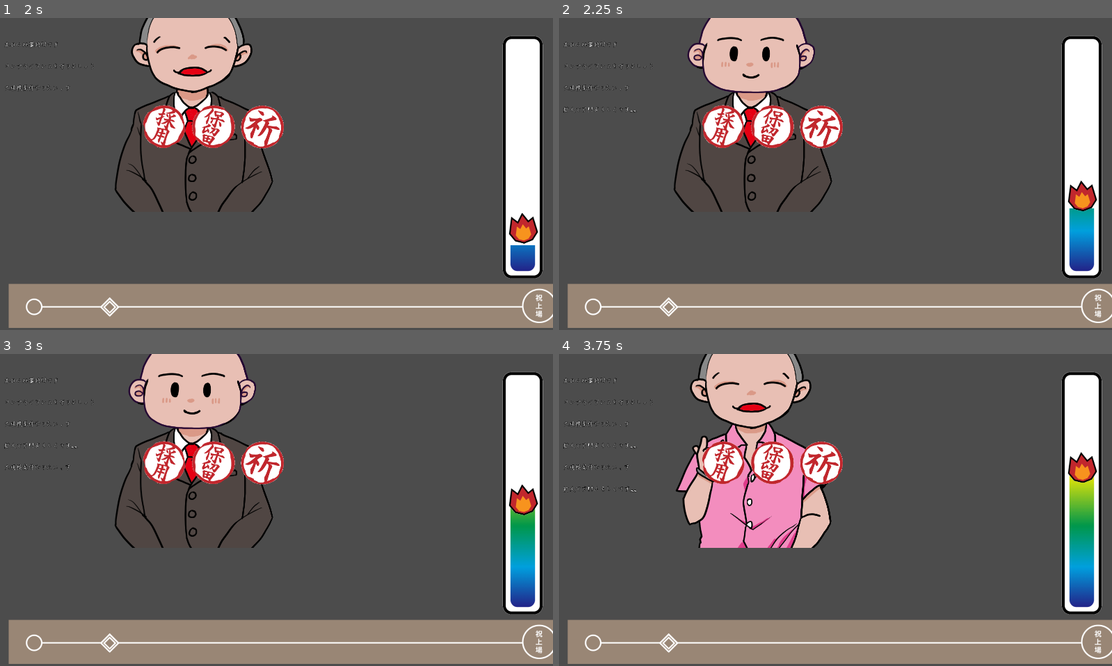
Above: before the commit, frames 1-4 (two rows, left to right).
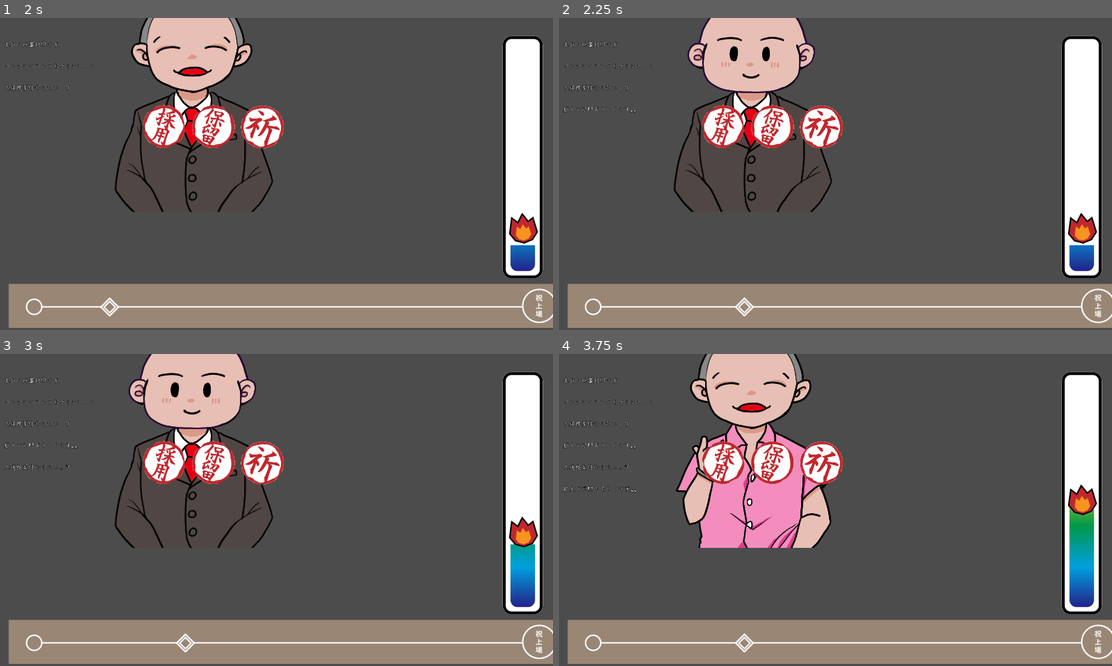
Above: after the commit, the same moments.

Repository: manzyun/PrayForApply
Game: Godot game, scene res://scenes/main.tscn
The game is run twice, just before and just after one commit, with the same random seed, the same clock (stepped at 60 frames per second) and the same inputs. This scene is started directly instead of the project's main scene.
Inputs (mouse positions are in pixels of both pictures, inside the frame that each line leads up to):
- Up to frame 1 (2 s): click (165, 127) at 0.5 s; click (215, 127) at 1.25 s
- Up to frame 2 (2.25 s): click (818, 127) at 2 s
- Up to frame 3 (3 s): click (165, 463) at 2.75 s
- Up to frame 4 (3.75 s): click (774, 463) at 3.5 s

Frame 1 is identical in both runs. In frame 2, 1.1% of the frame differs, in the area x 18-98%, y 52-96%; in frame 3, 1.1%; in frame 4, 1.0%.

Commit message:
Add blacklist?
ブラックリストの内部的な処理だけできた気がします．
値が完全に決め打ちなので拡張性が...

Diff:
--- a/scripts/Applyer.gd
+++ b/scripts/Applyer.gd
@@ -27,4 +27,69 @@
         head = rng.randi_range(8, 15)
         animated_sprite_head.frame = head
 
+    if applyer_status["edu"] == "アート専門学校 3Dアーティストコース 卒業":
+        head = -1
+        body = -1
+        pass
+
+    if applyer_status["edu"] == "アート専門学校 イラストレーターコース 卒業":
+        head = -1
+        body = -1
+        pass
+
+    if applyer_status["edu"] == "アート専門学校 デジタルサウンドコース 卒業":
+        head = -1
+        body = -1
+        pass
+
+    if applyer_status["edu"] == "デジタル専門学校 卒業":
+        head = -1
+        body = -1
+        pass
+
+    if applyer_status["edu"] == "芸術大学 芸術学部 卒業":
+        head = -1
+        body = -1
+        pass
+
+    if applyer_status["workhis"] == "未経験":
+        head = -1
+        body = -1
+        pass
+
+    if applyer_status["workhis"] == "プログラマー 経験年数3年以上":
+        head = -1
+        body = -1
+        pass
+
+    if applyer_status["workhis"] == "プログラマー 経験年数10年以上":
+        head = -1
+        body = -1
+        pass
+
+    if applyer_status["workhis"] == "ゲーム会社勤務(PG)":
+        head = -1
+        body = -1
+        pass
+
+    if applyer_status["workhis"] == "2Ｄデザイン 経験年数10年以上":
+        head = -1
+        body = -1
+        pass
+
+    if applyer_status["license"] == "色彩検定2級":
+        head = -1
+        body = -1
+        pass
+
+    if applyer_status["license"] == "CAD技能検定一級":
+        head = -1
+        body = -1
+        pass
+
+    if applyer_status["license"] == "blender検定一級":
+        head = -1
+        body = -1
+        pass
+
     emit_signal("graphics_pare", body, head)
--- /dev/null
+++ b/scripts/Resume.gd
@@ -0,0 +1,57 @@
+extends TextureRect
+
+const TYPE_LIST = ["新卒", "派遣", "中途"]
+
+# Declare member variables here. Examples:
+# var a = 2
+# var b = "text"
+
+
+# Called when the node enters the scene tree for the first time.
+func _ready():
+	pass # Replace with function body.
+
+
+# Called every frame. 'delta' is the elapsed time since the previous frame.
+var update_flag = 0;
+func _process(delta):
+	if update_flag < 1:
+		set_applyer_type("派遣")
+		set_applyer_age(33)
+		set_applyer_name("田中", "テスト")
+		set_applyer_last_education("MIT")
+		set_applyer_work_history("t社勤続8年")
+		set_applyer_apeal("テスト完璧です")
+		set_applyer_preferred_department("テスト本部")
+		set_applyer_photo("res://images/applyer_body02.png","res://images/applyer_head02.png")
+		update_flag += 1
+	pass
+
+func set_applyer_type(type):
+	if type in TYPE_LIST:
+		$ApplyerType.text = type
+
+func set_applyer_name(last_name, first_Name):
+	$ApplyerName.text = last_name + first_Name
+
+func set_applyer_age(age):
+	$ApplyerAge.text = str(age) + "歳"
+
+func set_applyer_last_education(last_education):
+	$ApplyerLastEducation.text = last_education
+
+func set_applyer_work_history(work_history):
+	$ApplyerWorkHistory.text = work_history
+
+func set_applyer_license(license):
+	$ApplyerLicense.text = license
+
+func set_applyer_apeal(appeal):
+	$ApplyerAppeal.text = appeal
+
+func set_applyer_preferred_department(preferred_department):
+	$ApplyerPreferredDepartment.text = preferred_department
+
+func set_applyer_photo(body_image_path, head_image_path):
+	$ApplyerPhoto/ApplyerBody.texture = load(body_image_path)
+	$ApplyerPhoto/ApplyerHead.texture = load(head_image_path)
--- a/scripts/main.gd
+++ b/scripts/main.gd
@@ -19,8 +19,7 @@
         "edu": "hoisotsu",
         "workhis": "neet",
         "license": "nashi",
-        "occupation": 0,
-        "employment": 0,
+        "occupation": "nashi",
         }
     return applyer_dict
 
@@ -30,16 +29,119 @@
     var applyer_status_dict = construct_applyer()
 
     var surname = [
-        "Satou",
-        "Saitou",
-        "Sasaki",
-        "Sagawa",
-        "Sayama",
+        "佐藤",
+        "鈴木",
+        "高橋",
+        "本間",
+        "中島",
+        "天元",
+        "柳川",
+        "大貫",
+        "林",
+        "二谷",
+        "高坂",
+        "松本",
+        "斎藤",
+        "井上",
+        "木下",
+        "田所",
+        "久保",
+        "杉田",
+        "曽山",
+        "中村",
+        "相沢",
+        "相澤",
+        "片岡",
+        "亜田岡",
+        "森",
+        "阿部",
+        "池田",
+        "千葉",
+        "花山",
+        "ビダン",
+        "田中",
+        "木村",
+        "大槻",
+        "土江田",
+        "吉田",
+        "沼田",
+        "後藤",
+        "岡田",
+        "長谷川",
+        "前田",
+        "石川",
+        "山下",
+        "山上",
+        "橋本",
+        "阿倍",
+        "沼川",
+        "沼里",
+        "加藤",
+        "三浦",
+        "西村",
+        "山崎",
        ]
     var firstname = [
-        "Ritsu",
-        "Akira",
-        "Pikachu",
+        "律",
+        "晃",
+        "ピカチュウ",
+        "ヤクチュウ",
+        "智",
+        "真由",
+        "みつね",
+        "真一",
+        "新一",
+        "薫",
+        "美咲",
+        "カミーユ",
+        "侑哉",
+        "晋三",
+        "一二三",
+        "春菜",
+        "はるか",
+        "さくらこ",
+        "かおるこ",
+        "すみれこ",
+        "沙織",
+        "葵",
+        "碧",
+        "舞",
+        "まい",
+        "瞳",
+        "あやか",
+        "零",
+        "黎",
+        "健太郎",
+        "健二郎",
+        "健次郎",
+        "ゆうこ",
+        "優子",
+        "敦子",
+        "敦",
+        "こういち",
+        "康一",
+        "康一朗",
+        "真琴",
+        "ひろゆき",
+        "誠",
+        "みのりこ",
+        "穣子",
+        "娘々",
+        "なるみ",
+        "あや",
+        "文",
+        "彩",
+        "勲",
+        "十四郎",
+        "俊弘",
+        "準",
+        "潤",
+        "純",
+        "淳一",
+        "順一",
+        "愛",
+        "みほ",
+        "みき",
        ]
     var fullname = surname[rng.randi() % surname.size()]\
                     + " "\
@@ -47,25 +149,67 @@
     var age = rng.randi_range(0, 100)
     var gender = rng.randi_range(0,1)
     var edu_list = [
-        "Chu",
-        "Kou",
-        "Dai",
-        "Kosen",
+        "中卒",
+        "高卒",
+        "アート専門学校 3Dアーティストコース 卒業",
+        "アート専門学校 イラストレーターコース 卒業",
+        "アート専門学校 デジタルサウンドコース 卒業",
+        "デジタル専門学校 卒業",
+        "芸術大学 芸術学部 卒業",
+        "芸術大学 芸術学部 中退",
+        "情報大学 情報学部 卒業",
+        "情報大学 情報学部 中退",
+        "一流大学 理工学部 中退",
+        "三流大学 経済学部 卒業",
+        "三流大学 経済学部 中退",
+        "一流大学 文学部 卒業",
+        "一流大学 文学部 中退",
+        "三流大学 総合人文学部 卒業",
+        "三流大学 総合人文学部 中退",
        ]
     var edu = edu_list[rng.randi() % edu_list.size()]
     var workhis_list = [
-        "killer",
-        "prof.",
-        "singer",
+        "未経験",
+        "アルバイトリーダー経験",
+        "インターンシップ経験",
+        "プログラマー 経験年数3年以上",
+        "プログラマー 経験年数10年以上",
+        "ゲーム会社勤務(PG)",
+        "2Ｄデザイン 経験年数3年以上",
+        "2Ｄデザイン 経験年数10年以上",
+        "ゲーム会社勤務(2D)",
+        "3Dデザイン 経験年数3年以上",
+        "3Dデザイン 経験年数10年以上",
+        "サウンド 経験年数3年以上",
+        "サウンド 経験年数10年以上",
+        "ゲーム会社勤務(サウンド)",
+        "デザイン会社勤務",
+        "小説家",
+        "広告代理店勤務",
        ]
     var workhis = workhis_list[rng.randi() % workhis_list.size()]
     var license_list = [
-        "nashi",
-        "ITpass",
-        "eikenpre2",
+        "なし",
+        "普通自動車免許",
+        "Adobe",
+        "パソコン検定一級",
+        "色彩検定2級",
+        "CAD技能検定一級",
+        "blender検定一級",
+        "カラーコーディネイター2級",
+        "実用英語技能検定準2級",
        ]
     var license = license_list[rng.randi() % license_list.size()]
-    var occupation = rng.randi_range(0, 3)
+    var occupation_list = [
+        "総務",
+        "営業",
+        "プランナー",
+        "ライター",
+        "2Dデザイン",
+        "3Dデザイン",
+        "サウンド",
+       ]
+    var occupation = occupation_list[rng.randi() % occupation_list.size()]
     var employment = rng.randi_range(0, 3)
     applyer_status_dict["name"] = fullname
     applyer_status_dict["age"] = age
@@ -100,6 +244,9 @@
     if applyer_graphics[1] == 13:
         correct = 1
 
+    if applyer_graphics[0] == -1:
+        correct = 1
+
     if status == correct:
         # 上場ゲージを伸ばす
         #print("上場")
